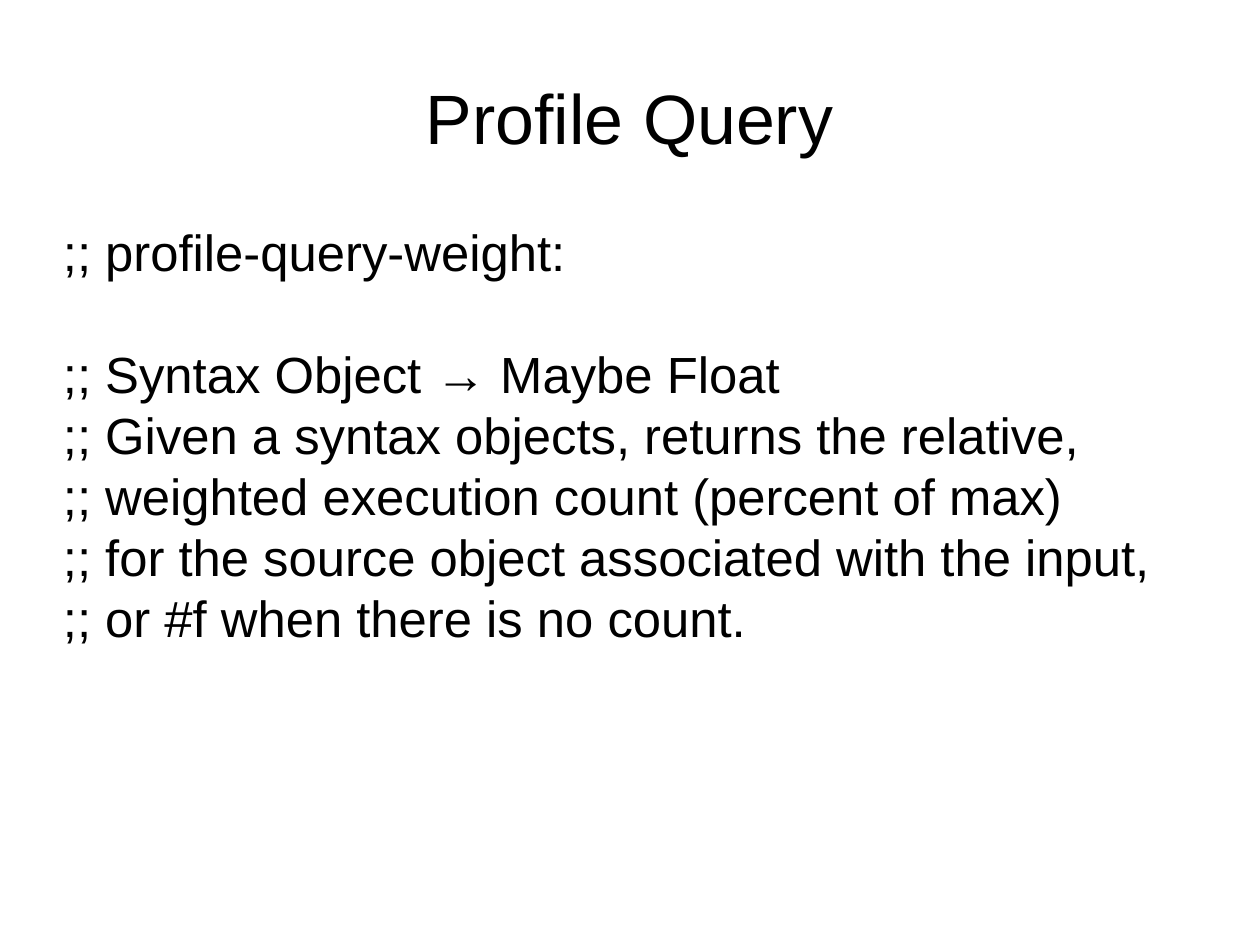
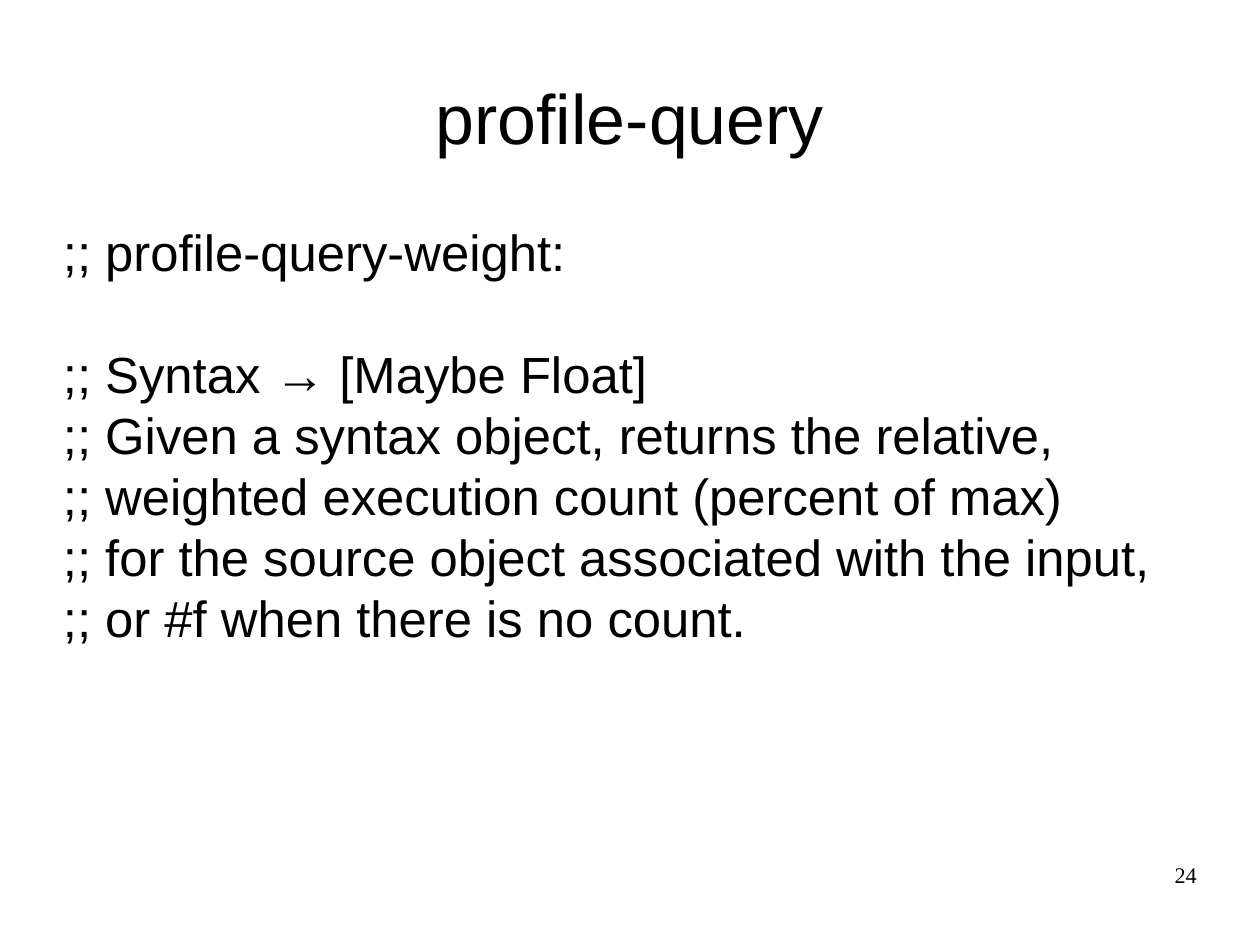
Before and after one commit to wilbowma/pgmp, a slide deck: slide 24 of profile-directed-meta-programming.odp (slide 26 before the commit). Drawn at 1260x945 pixels with LibreOffice and Linux fonts; fonts in the diff are those of the drawing. Boxes give left, top, right and bottom in pixels: in the first picture for what was removed or moved away, otherwise in the second. Text is boxed around its words. In the diff, an @@ line names an element or a change of style, - is before the commit and + after.

```diff
--- a/profile-directed-meta-programming.odp
+++ b/profile-directed-meta-programming.odp
@@ title at [436,93,824,157]: text changed @@
-Profile Query
+profile-query
@@ subtitle at [105,356,1054,465]: text changed @@
-;; Syntax Object → Maybe Float
-;; Given a syntax objects, returns the relative,
+;; Syntax → [Maybe Float]
+;; Given a syntax object, returns the relative,
@@ page number added at [1175,868,1197,883], 14 pt, text #000000 @@
+24
```
Also in this commit, not shown: 26 other slides changed, 14 slides added, 3 slides removed, 1 other file.
